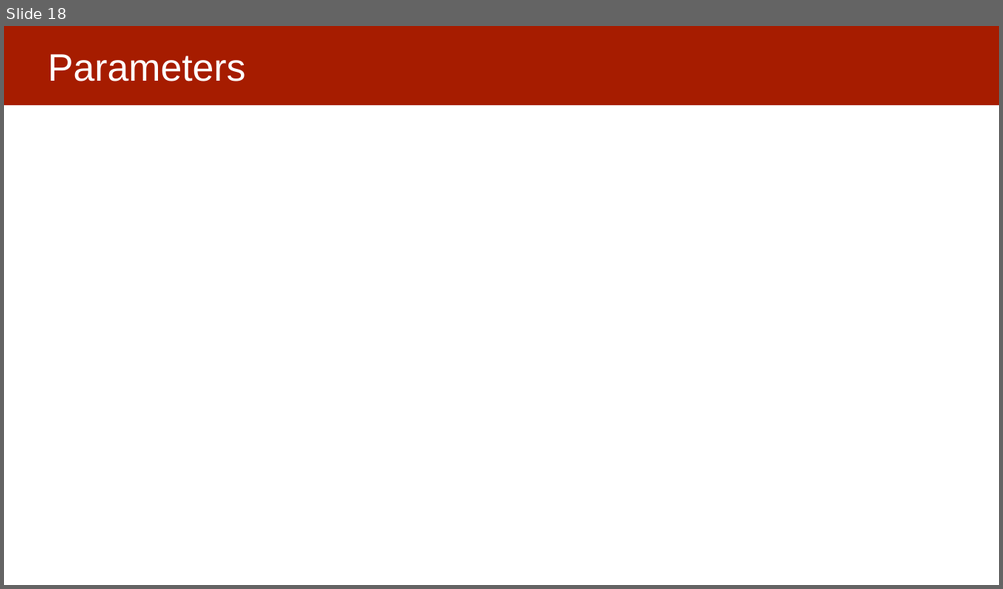
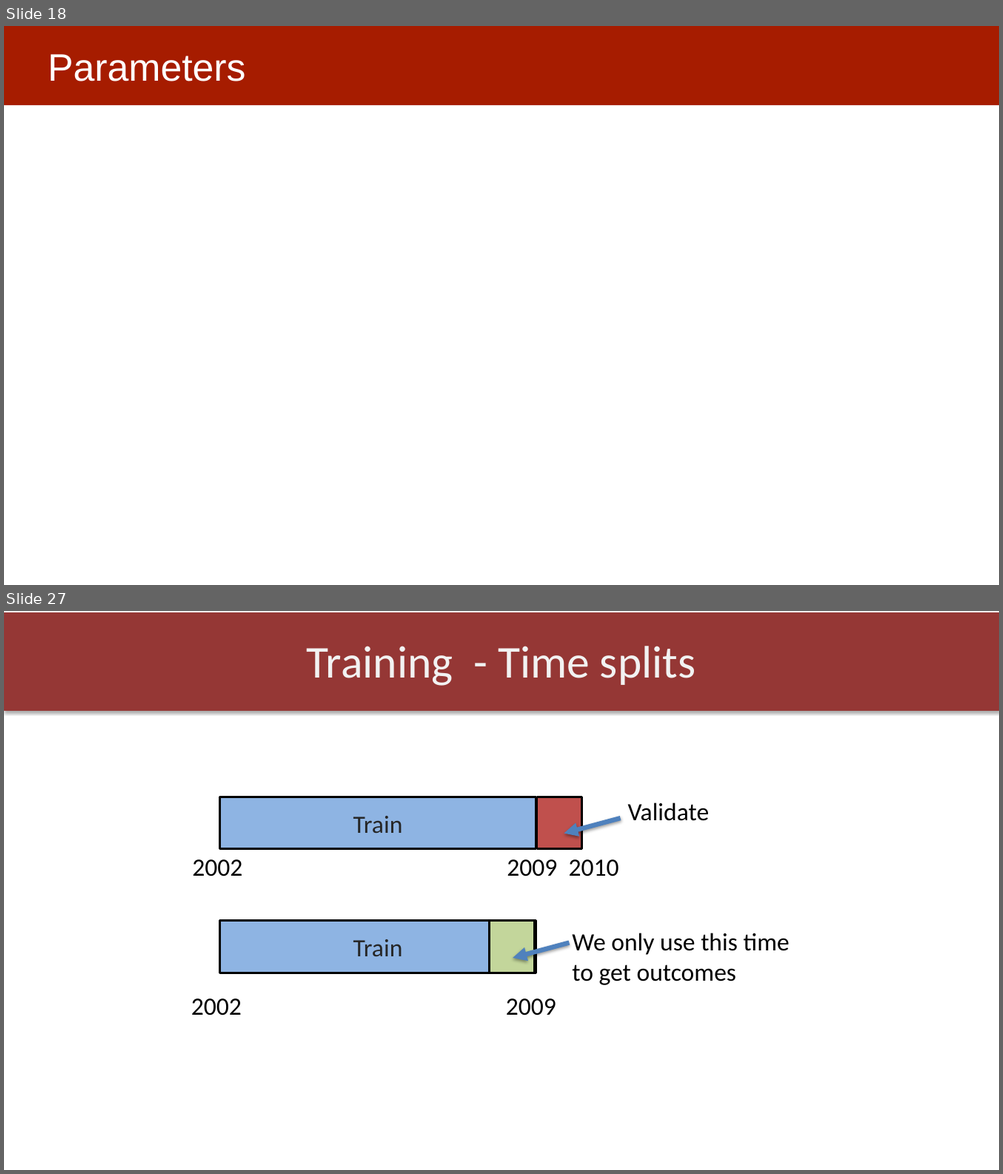
Before and after one commit to dssg/MLinPractice, a slide deck: Lectures/Lecture5-ModelSelection.pptx. Shown one above the other, each under a label of ours: slide 18 before the commit, slides 18 and 27 after it; the slides between them are not shown. The pictures are 1003x589 and 1003x1174 pixels, drawn with LibreOffice and Linux fonts; fonts in the diff are those of the drawing. Boxes give left, top, right and bottom in pixels: in the first picture for what was removed or moved away, otherwise in the second. Text is boxed around its words. In the diff, an @@ line names an element or a change of style, - is before the commit and + after.

```diff
--- a/Lectures/Lecture5-ModelSelection.pptx
+++ b/Lectures/Lecture5-ModelSelection.pptx
@@ slide 27 added at [4,611,999,1170], background #FFFFFF @@
@@ rectangle added at [4,612,999,711], fill #953735 @@
@@ title added at [307,646,695,686], 44 pt, text #F2F2F2 @@
+Training - Time splits
@@ group added at [192,797,709,877]: 2 rectangles, 2 texts, 1 arrow @@
+Train
+Validate
+2002 2009 2010
@@ rectangle added at [220,921,536,974], fill #8EB4E3, outline #000000 2 pt, 24 pt, text #262626 @@
+Train
@@ rectangle added at [489,921,535,974], fill #C3D69B, outline #000000 2 pt @@
@@ arrow added from (569, 943) to (513, 958), #4F81BD 4.5 pt @@
@@ text added at [572,933,789,985], 24 pt, text #000000 @@
+We only use this time
+to get outcomes
@@ text added at [191,999,556,1016], 24 pt, text #000000 @@
+2002 2009
```
Also in this commit, not shown: 3 slides changed, 9 other slides added, 11 slides removed, 3 other files.
